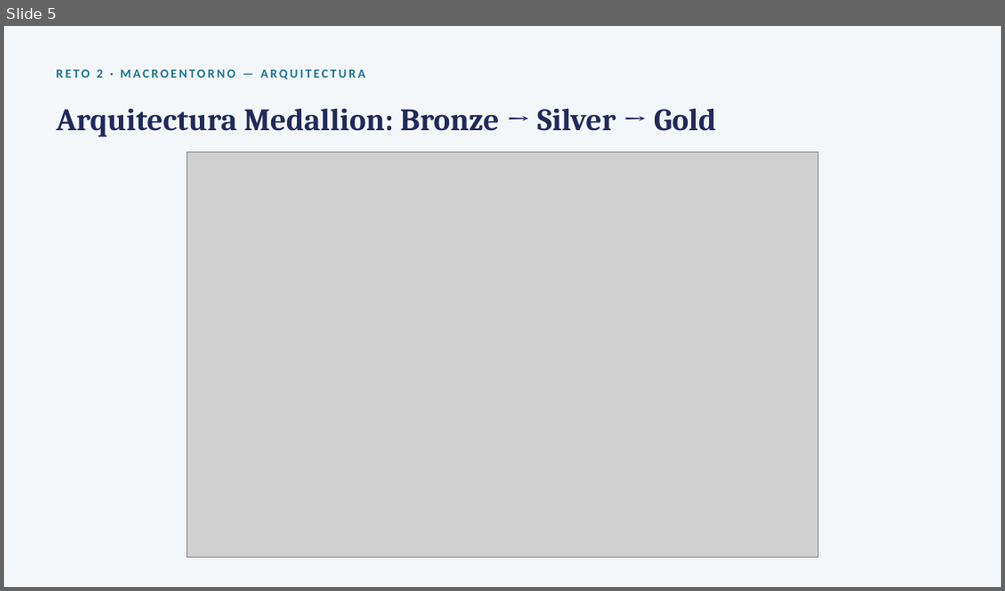
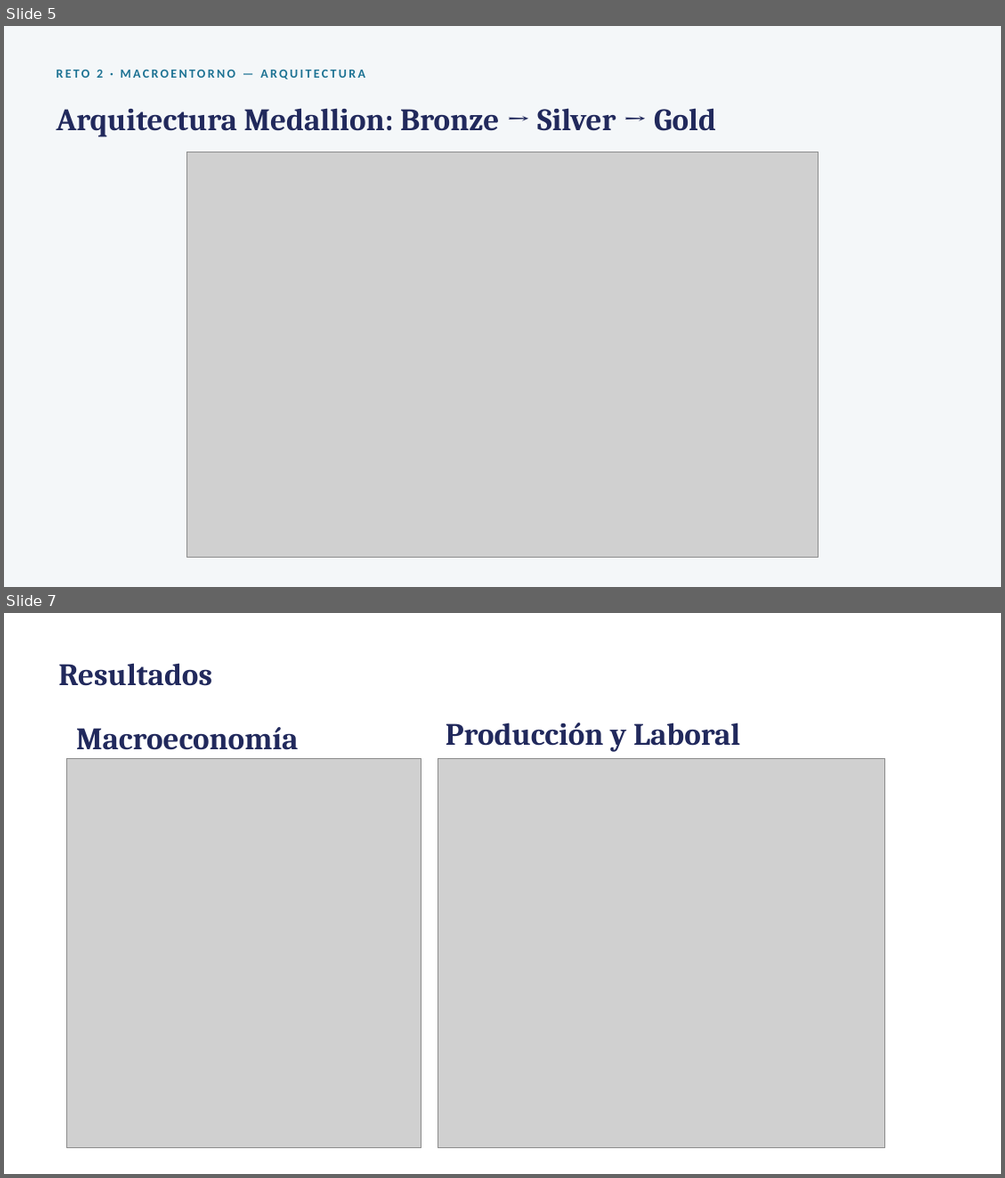
Before and after one commit to MathLeoYa/Practicum_2.2, a slide deck: Reto final/Macroentorno_Ecuatoriano_Presentacion.pptx. Shown one above the other, each under a label of ours: slide 5 before the commit, slides 5 and 7 after it; the slides between them are not shown. The pictures are 1005x591 and 1005x1178 pixels, drawn with LibreOffice and Linux fonts; fonts in the diff are those of the drawing; grey boxes stand for pictures. Boxes give left, top, right and bottom in pixels: in the first picture for what was removed or moved away, otherwise in the second. Text is boxed around its words. In the diff, an @@ line names an element or a change of style, - is before the commit and + after.

```diff
--- a/Reto final/Macroentorno_Ecuatoriano_Presentacion.pptx
+++ b/Reto final/Macroentorno_Ecuatoriano_Presentacion.pptx
@@ slide 7 added at (x1=4, y1=613, x2=1001, y2=1174), background #FFFFFF @@
@@ text added at (x1=58, y1=663, x2=212, y2=686), 30 pt, text #21295C, bold @@
+Resultados
@@ text added at (x1=76, y1=727, x2=299, y2=750), 30 pt, text #21295C, bold @@
+Macroeconomía
@@ text added at (x1=445, y1=722, x2=740, y2=752), 30 pt, text #21295C, bold @@
+Producción y Laboral
@@ picture added at (x1=67, y1=758, x2=421, y2=1147) @@
@@ picture added at (x1=438, y1=758, x2=885, y2=1147) @@
```
Also in this commit, not shown: 6 slides changed, 1 other slide added, 1 slide removed, 13 other files.
